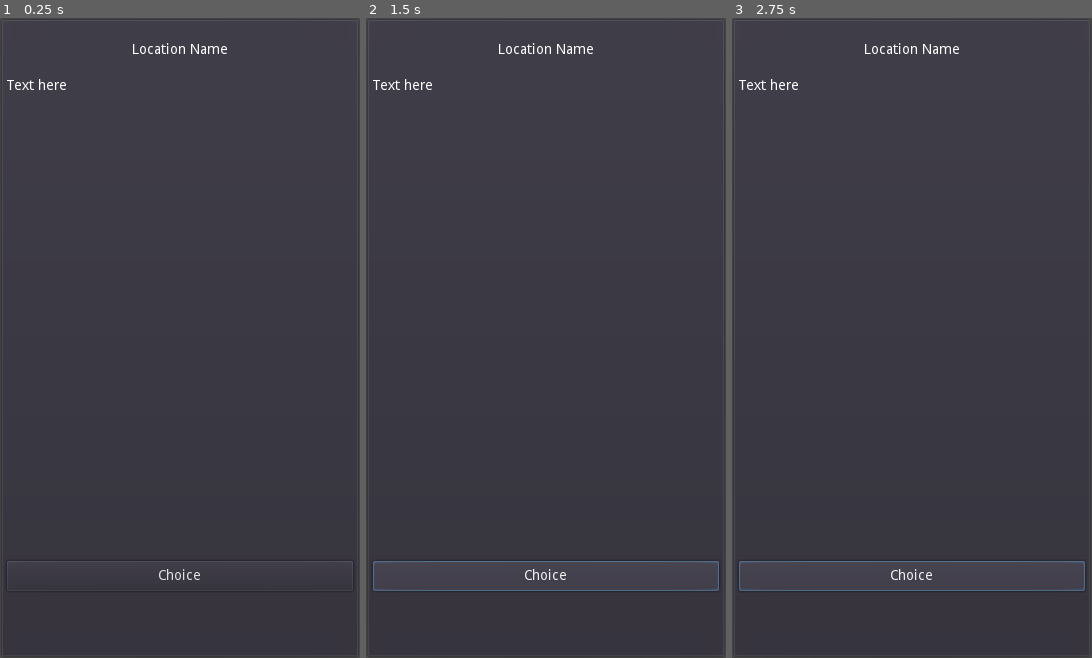
Above: before the commit, frames 1-3 (left to right).
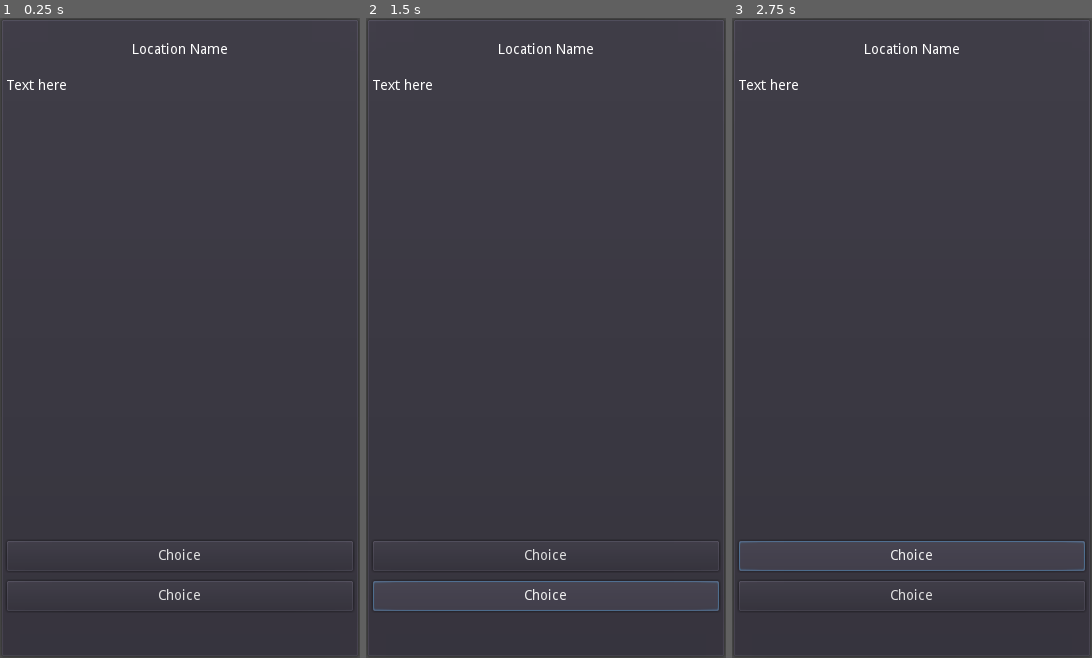
Above: after the commit, the same moments.

Repository: philipuriarte/A-Churchyard-of-Orphans
Game: Godot game, scene res://Scenes/GameScreen.tscn
The game is run twice, just before and just after one commit, with the same random seed, the same clock (stepped at 60 frames per second) and the same inputs. This scene is started directly instead of the project's main scene.
Inputs:
- Up to frame 1 (0.25 s): no input
- Up to frame 2 (1.5 s): click "Choice" at 0.5 s; click "Choice" at 1.25 s
- Up to frame 3 (2.75 s): click "Choice" at 2 s

The runs differ from the first frame. In frame 1, 0.7% of the frame differs, in the area x 1-99%, y 81-91%; in frame 2, 1.7%, in the area x 1-99%, y 81-93%; in frame 3, 1.4%.

Commit message:
Delete ChoicesContainer scene

Diff:
--- a/Scenes/GameScreen.tscn
+++ b/Scenes/GameScreen.tscn
@@ -2,7 +2,7 @@
 
 [ext_resource path="res://Scenes/Reused Scenes/LocationName.tscn" type="PackedScene" id=1]
 [ext_resource path="res://Scenes/Reused Scenes/NarrativeText.tscn" type="PackedScene" id=2]
-[ext_resource path="res://Scenes/Reused Scenes/ChoicesContainer.tscn" type="PackedScene" id=3]
+[ext_resource path="res://Scenes/Reused Scenes/Choice.tscn" type="PackedScene" id=3]
 
 [node name="GameScreen" type="PanelContainer"]
 margin_right = 360.0
@@ -23,4 +23,18 @@
 [node name="NarrativeText" parent="MarginContainer/MainCointainer" instance=ExtResource( 2 )]
 margin_bottom = 472.0
 
-[node name="ChoicesContainer" parent="MarginContainer/MainCointainer" instance=ExtResource( 3 )]
+[node name="ChoicesContainer" type="VBoxContainer" parent="MarginContainer/MainCointainer"]
+margin_top = 476.0
+margin_right = 346.0
+margin_bottom = 626.0
+rect_min_size = Vector2( 0, 150 )
+custom_constants/separation = 10
+alignment = 1
+
+[node name="Choice" parent="MarginContainer/MainCointainer/ChoicesContainer" instance=ExtResource( 3 )]
+margin_top = 40.0
+margin_bottom = 70.0
+
+[node name="Choice2" parent="MarginContainer/MainCointainer/ChoicesContainer" instance=ExtResource( 3 )]
+margin_top = 80.0
+margin_bottom = 110.0
--- a/Scenes/Reused Scenes/ChoicesContainer.tscn
+++ /dev/null
@@ -1,13 +0,0 @@
-[gd_scene load_steps=2 format=2]
-
-[ext_resource path="res://Scenes/Reused Scenes/Choice.tscn" type="PackedScene" id=1]
-
-[node name="ChoicesContainer" type="VBoxContainer"]
-margin_top = 476.0
-margin_right = 346.0
-margin_bottom = 626.0
-rect_min_size = Vector2( 0, 150 )
-custom_constants/separation = 10
-alignment = 1
-
-[node name="Choice" parent="." instance=ExtResource( 1 )]
